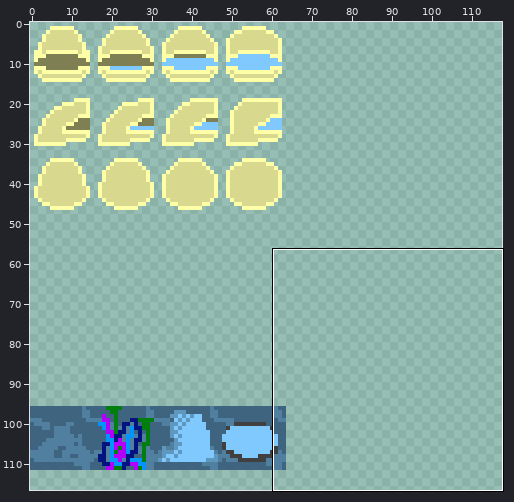
Sprite sheet -- assets/images/16/jeremy.png. Above, an overview of the earlier version with the close-up marked.
Close-up. Before the commit:
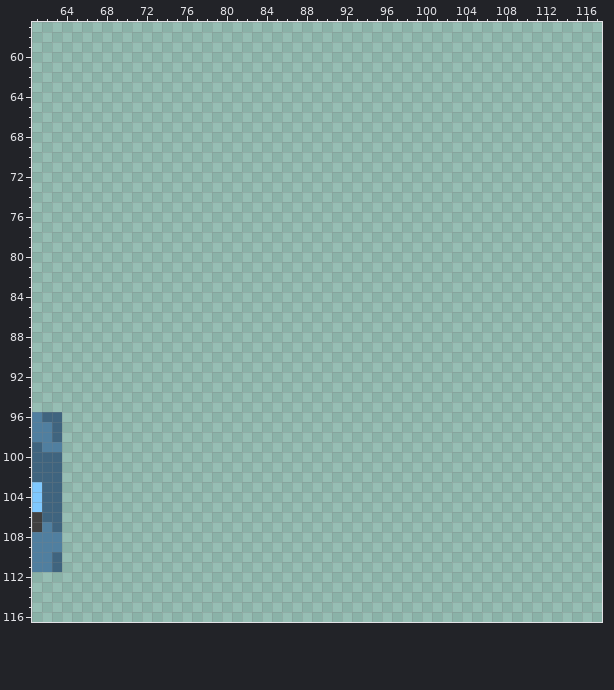
The file is 128x128 pixels. Shown: x 61..117, y 57..116. The wide view leaves out empty margins.
After the commit:
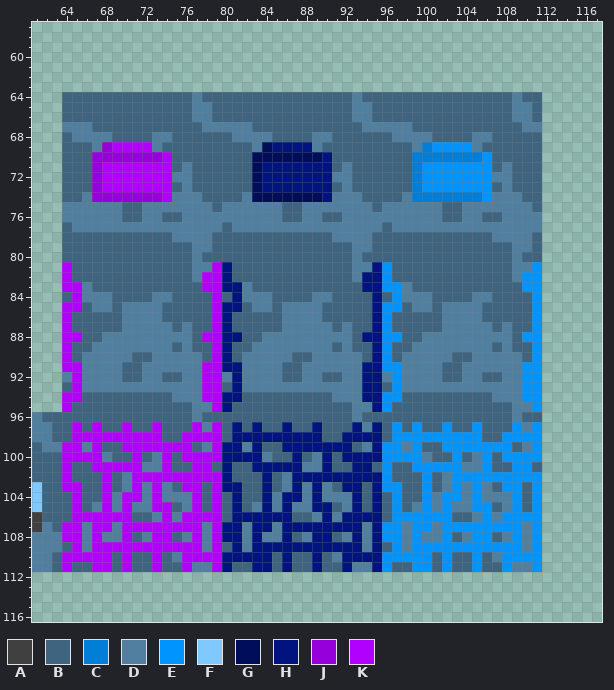
Palette (. is transparent): A #404040  B #3f647f  C #007ed8  D #507fa0  E #0094ff  F #7fc9ff  G #000d59  H #00137f  J #9500db  K #b200ff
Change:
Changed rows in their new state; - is an unchanged pixel.
first column x 64:
 64 BBBBBBBBBBBBBDBBBBBBBBBBBBBBBDBBBBBBBBBBBBBBBDBB
 65 BBBBBBBBBBBBBDDBBBBBBBBBBBBBBDDBBBBBBBBBBBBBBDDB
 66 BBBBBBBBBBBBBDDBBBBBBBBBBBBBBDDBBBBBBBBBBBBBBDDB
 67 DDDBBBBBBBBBBBDDDDDBBBBBBBBBBBDDDDDBBBBBBBBBBBDD
 68 BDDDDBBBBDDBBBBBBDDDDBBBBDDBBBBBBDDDDBBBBDDBBBBB
 69 BBBDJKKKKDBBBBBBBBBDGHHHHDBBBBBBBBBDCEEEEDBBBBBB
 70 BBBJJJJJJJKBBBBBBBBGGGGGGGHBBBBBBBBCCCCCCCEBBBBB
 71 BBBJKKKKKKKBDBBBBBBGHHHHHHHBDBBBBBBCEEEEEEEBDBBB
 72 BBBJKKKKKKKDDBBBBBBGHHHHHHHDDBBBBBBCEEEEEEEDDBBB
 73 BBBJKKKKKKKBDBBBBBBGHHHHHHHBDBBBBBBCEEEEEEEBDBBB
 74 BBDJJJJJJJKDDDBBBBDGGGGGGGHDDDBBBBDCCCCCCCEDDDBB
 75 DDDDDDBBDDDDDDDBDDDDDDBBDDDDDDDBDDDDDDBBDDDDDDDB
 76 DDDDDDBBDDBBDDDDDDDDDDBBDDBBDDDDDDDDDDBBDDBBDDDD
 77 BDDDDDDDDDDDDDDDBDDDDDDDDDDDDDDDBDDDDDDDDDDDDDDD
 78 BBBBBBBBBBBDDDDBBBBBBBBBBBBDDDDBBBBBBBBBBBBDDDDB
 79 BBBBBBBBBBBBBDDBBBBBBBBBBBBBBDDBBBBBBBBBBBBBBDDB
 80 BBBBBBBBBBBBBDBBBBBBBBBBBBBBBDBBBBBBBBBBBBBBBDBB
 81 KBBBBBBBBBBBBDDKHBBBBBBBBBBBBDDHEBBBBBBBBBBBBDDE
 82 KBBBBBBBBBBBBDKKHBBBBBBBBBBBBDHHEBBBBBBBBBBBBDEE
 83 KKDBBBBBBBBBBBKKHHDBBBBBBBBBBBHHEEDBBBBBBBBBBBEE
 84 BKDDDBBBBDDBBBBKBHDDDBBBBDDBBBBHBEDDDBBBBDDBBBBE
 85 KKBDDBDDDDBBBBBKHHBDDBDDDDBBBBBHEEBDDBDDDDBBBBBE
 86 KBBBBBDDDDBBBBBKHBBBBBDDDDBBBBBHEBBBBBDDDDBBBBBE
 87 KBBBBBDDDDDBDBBKHBBBBBDDDDDBDBBHEBBBBBDDDDDBDBBE
 88 KKBBDDDDDDDDDBKKHHBBDDDDDDDDDBHHEEBBDDDDDDDDDBEE
 89 KBBDDDDDDDDBDBBKHBBDDDDDDDDBDBBHEBBDDDDDDDDBDBBE
 90 KBDDDDDBBDDDDDBKHBDDDDDBBDDDDDBHEBDDDDDBBDDDDDBE
 91 KKDDDDBBDDDDDDKKHHDDDDBBDDDDDDHHEEDDDDBBDDDDDDEE
 92 DKDDDDBBDDBBDDKKDHDDDDBBDDBBDDHHDEDDDDBBDDBBDDEE
 93 BKDDDDDDDDDDDDKKBHDDDDDDDDDDDDHHBEDDDDDDDDDDDDEE
 94 KKBBBBBBBBBDDDKKHHBBBBBBBBBDDDHHEEBBBBBBBBBDDDEE
 95 KBBBBBBBBBBBBDDKHBBBBBBBBBBBBDDHEBBBBBBBBBBBBDDE
 96 BBBBBBBBBBBBBDBBBBBBBBBBBBBBBDBBBBBBBBBBBBBBBDBB
 97 BKBKBBKBBKBBBKDKBHBHBBHBBHBBBHDHBEBEBBEBBEBBBEDE
 98 BKKKKKKKKKBBKKKKBHHHHHHHHHBBHHHHBEEEEEEEEEBBEEEE
 99 KKDKBBKKKKKKKBDKHHDHBBHHHHHHHBDHEEDEBBEEEEEEEBDE
100 KKKKDBBKBDKBKKKKHHHHDBBHBDHBHHHHEEEEDBBEBDEBEEEE
101 KBBKKKKKDDKBBKKBHBBHHHHHDDHBBHHBEBBEEEEEDDEBBEEB
102 KBBBKBDKKKKKKKKKHBBBHBDHHHHHHHHHEBBBEBDEEEEEEEEE
103 KKBBKBDKDKDBKKBKHHBBHBDHDHDBHHBHEEBBEBDEDEDBEEBE
104 BKBBKDKKDKDDDKBKBHBBHDHHDHDDDHBHBEBBEDEEDEDDDEBE
105 BKBDKDKDDKKBDKBKBHBDHDHDDHHBDHBHBEBDEDEDDEEBDEBE
106 BKKKKKKBBDKDKKKKBHHHHHHBBDHDHHHHBEEEEEEBBDEDEEEE
107 KKDKKDKKKKKKKKDKHHDHHDHHHHHHHHDHEEDEEDEEEEEEEEDE
108 KKDKDDKBDKKBDKDKHHDHDDHBDHHBDHDHEEDEDDEBDEEBDEDE
109 BKDKKKKKKKKKKKDKBHDHHHHHHHHHHHDHBEDEEEEEEEEEEEDE
110 KKKKKBKBBKBDKKKKHHHHHBHBBHBDHHHHEEEEEBEBBEBDEEEE
111 KBBKKBKBBKBBKDDKHBBHHBHBBHBBHDDHEBBEEBEBBEBBEDDE
Boxes around the changes in both close-ups, in picture pixels (x1, y1, x2, y2):
added: (62, 92, 542, 572)
